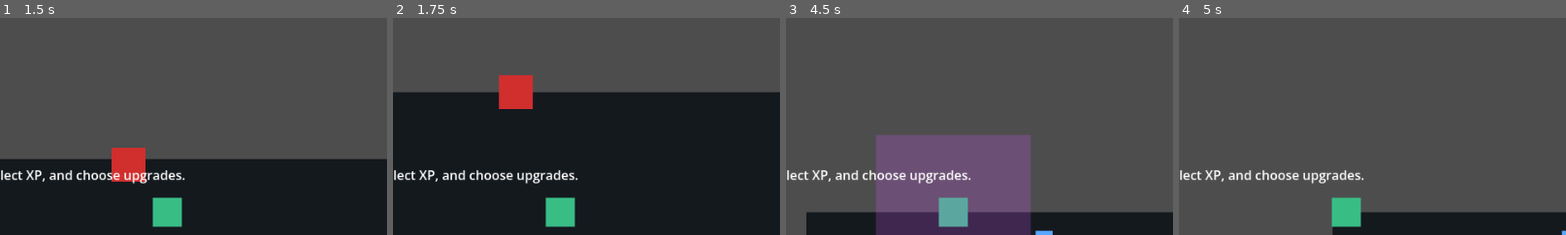
Above: before the commit, frames 1-4 (left to right).
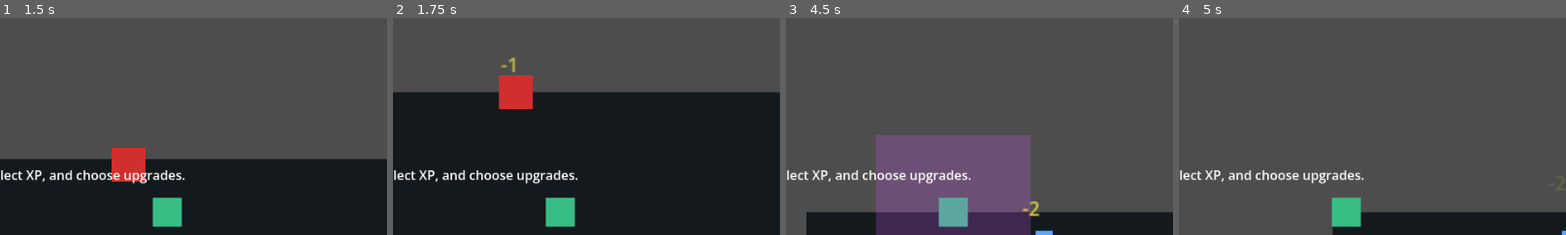
Above: after the commit, the same moments.

Repository: djlasher/Multi-Agent-Volume-1-RPG
Game: Godot game, scene res://scenes/main.tscn
The game is run twice, just before and just after one commit, with the same random seed, the same clock (stepped at 60 frames per second) and the same inputs.
Inputs (mouse positions are % of the whole screen's width and height, from its top left):
- Up to frame 1 (1.5 s): tap Enter at 0.5, 0.6 s; move the mouse to (72, 45) at 0.52 s; hold Right (ui_right) 0.53-1.28 s; click (72, 45) at 0.67 s; tap Space at 0.77 s; move the mouse to (30, 55) at 1.27 s; hold Down (ui_down) from 1.28 s (still down); tap R at 1.35 s
- Up to frame 2 (1.75 s): keep holding Down (ui_down); tap Space at 1.52 s
- Up to frame 3 (4.5 s): move the mouse to (60, 28) at 2.02 s; release Down (ui_down) at 2.03 s; hold Right (ui_right) 2.03-2.78 s; tap 1 at 2.1 s; move the mouse to (45, 70) at 2.77 s; hold Up (ui_up) 2.78-3.53 s; tap 2 at 2.85 s; click (45, 70) at 2.92 s; tap Space at 3.02, 3.77 s; move the mouse to (80, 65) at 3.52 s; hold Left (ui_left) from 3.53 s (still down); tap 3 at 3.6 s; move the mouse to (20, 35) at 4.27 s; tap E at 4.35 s
- Up to frame 4 (5 s): keep holding Left (ui_left); tap Space at 4.52 s
The pictures show only the part of the screen within x 28-78%, y 5-55%; the shares and areas given below are measured in that part.

Frame 1 is identical in both runs. In frame 2, 0.1% of the frame differs, in the area x 27-32%, y 18-25%; in frame 3, 0.1%, in the area x 61-66%, y 84-92%; in frame 4, less than 0.1%.

Commit message:
Add visual feedback polish

Diff:
--- a/scripts/enemy.gd
+++ b/scripts/enemy.gd
@@ -51,6 +51,7 @@
 
 	health = max(health - amount, 0)
 	_show_hit_feedback()
+	_show_floating_text("-%s" % amount, Color(1.0, 0.9, 0.25, 1))
 	print("Enemy health: %s/%s" % [health, max_health])
 
 	if health == 0:
@@ -96,3 +97,7 @@
 	var audio_feedback := get_tree().current_scene.get_node_or_null("AudioFeedback")
 	if audio_feedback != null and audio_feedback.has_method(method_name):
 		audio_feedback.call(method_name)
+
+func _show_floating_text(message: String, text_color: Color) -> void:
+	if get_tree().current_scene.has_method("show_floating_text"):
+		get_tree().current_scene.show_floating_text(message, global_position, text_color)
--- /dev/null
+++ b/scripts/floating_text.gd
@@ -0,0 +1,19 @@
+extends Label
+
+@export var lifetime: float = 0.75
+@export var float_speed: float = 42.0
+
+var age: float = 0.0
+
+func setup(message: String, text_color: Color) -> void:
+	text = message
+	modulate = text_color
+	horizontal_alignment = HORIZONTAL_ALIGNMENT_CENTER
+	vertical_alignment = VERTICAL_ALIGNMENT_CENTER
+
+func _process(delta: float) -> void:
+	age += delta
+	position.y -= float_speed * delta
+	modulate.a = max(0.0, 1.0 - (age / lifetime))
+	if age >= lifetime:
+		queue_free()
--- a/scripts/main.gd
+++ b/scripts/main.gd
@@ -4,6 +4,7 @@
 const RUSHER_ENEMY_SCENE := preload("res://scenes/rusher_enemy.tscn")
 const XP_PICKUP_SCENE := preload("res://scenes/xp_pickup.tscn")
 const HEALTH_PICKUP_SCENE := preload("res://scenes/health_pickup.tscn")
+const FLOATING_TEXT_SCRIPT := preload("res://scripts/floating_text.gd")
 
 enum GameState { START, PLAYING, GAME_OVER }
 
@@ -32,6 +33,7 @@
 @export var health_pickup_drop_chance: float = 0.25
 @export var milestone_time: float = 60.0
 @export var milestone_score_bonus: int = 500
+@export var floating_text_enabled: bool = true
 @export var debug_enable_rusher_time_skip: bool = false
 
 var enemies_defeated: int = 0
@@ -272,6 +274,16 @@
 func _update_status(message: String) -> void:
 	status_label.text = message
 
+func show_floating_text(message: String, world_position: Vector2, text_color: Color) -> void:
+	if not floating_text_enabled:
+		return
+
+	var label := Label.new()
+	label.set_script(FLOATING_TEXT_SCRIPT)
+	label.position = world_position + Vector2(-18, -32)
+	label.call("setup", message, text_color)
+	add_child(label)
+
 func _upgrade_summary() -> String:
 	if selected_upgrades.is_empty():
 		return "None selected"
@@ -301,6 +313,7 @@
 	score += milestone_score_bonus
 	_update_score()
 	_update_status("Milestone reached: %s seconds survived. Choose a reward." % int(milestone_time))
+	_emphasize_prompt(Color(1.0, 0.88, 0.25, 1))
 	print("Milestone reached: %s seconds survived! +%s score" % [int(milestone_time), milestone_score_bonus])
 	_start_upgrade_choice("Milestone reached: %s seconds survived!\n+%s bonus score\nGame Paused" % [int(milestone_time), milestone_score_bonus])
 
@@ -322,6 +335,8 @@
 	else:
 		level_up_label.text = prompt_text
 	upgrade_choice_label.text = _format_upgrade_choices()
+	if prompt_text == "":
+		_emphasize_prompt(Color(0.45, 0.85, 1.0, 1))
 	_update_status("Game paused. Choose upgrade 1, 2, or 3.")
 	_update_level()
 	_update_xp_count()
@@ -425,6 +440,7 @@
 	get_tree().paused = false
 	upgrade_choice_label.visible = false
 	level_up_label.text = "Level %s Upgrade: %s\nRun Resumed" % [level, choice["name"]]
+	level_up_label.modulate = Color(0.65, 1.0, 0.65, 1)
 	level_up_label.visible = true
 	_update_upgrade_count()
 	_update_status("Objective: survive, collect XP, and reach the next reward.")
@@ -434,5 +450,11 @@
 	game_state = GameState.PLAYING
 	get_tree().paused = false
 	start_label.visible = false
+	level_up_label.modulate = Color.WHITE
+	upgrade_choice_label.modulate = Color.WHITE
 	_update_status("Objective: survive 60 seconds, collect XP, and choose upgrades.")
 	print("Run started")
+
+func _emphasize_prompt(prompt_color: Color) -> void:
+	level_up_label.modulate = prompt_color
+	upgrade_choice_label.modulate = Color(1.0, 1.0, 0.9, 1)
--- a/scripts/player.gd
+++ b/scripts/player.gd
@@ -82,6 +82,10 @@
 
 	var previous_health := health
 	health = min(health + amount, max_health)
+	var healed_amount := health - previous_health
+	if get_tree().current_scene.has_method("show_floating_text"):
+		var message := "+%s HP" % healed_amount if healed_amount > 0 else "HP FULL"
+		get_tree().current_scene.show_floating_text(message, global_position, Color(0.35, 1.0, 0.45, 1))
 	print("Player healed: %s -> %s/%s" % [previous_health, health, max_health])
 
 func _unhandled_input(event: InputEvent) -> void:
--- a/tests/smoke_test.gd
+++ b/tests/smoke_test.gd
@@ -9,6 +9,7 @@
 	"res://scenes/health_pickup.tscn",
 	"res://scripts/main.gd",
 	"res://scripts/audio_feedback.gd",
+	"res://scripts/floating_text.gd",
 	"res://scripts/player.gd",
 	"res://scripts/enemy.gd",
 	"res://scripts/xp_pickup.gd",
Not shown, changed: DEVELOPMENT_LOG.md
Not shown, changed: docs/DEVLOG.md
Not shown, changed: docs/RUNNING_LOCALLY.md
